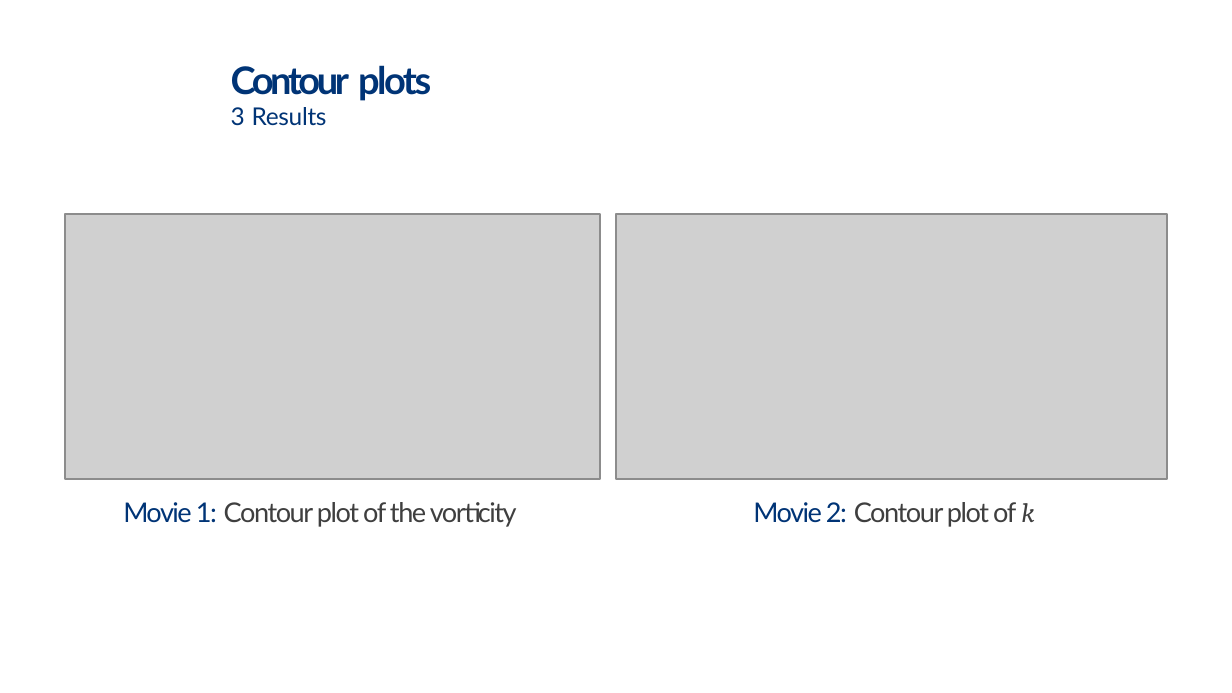
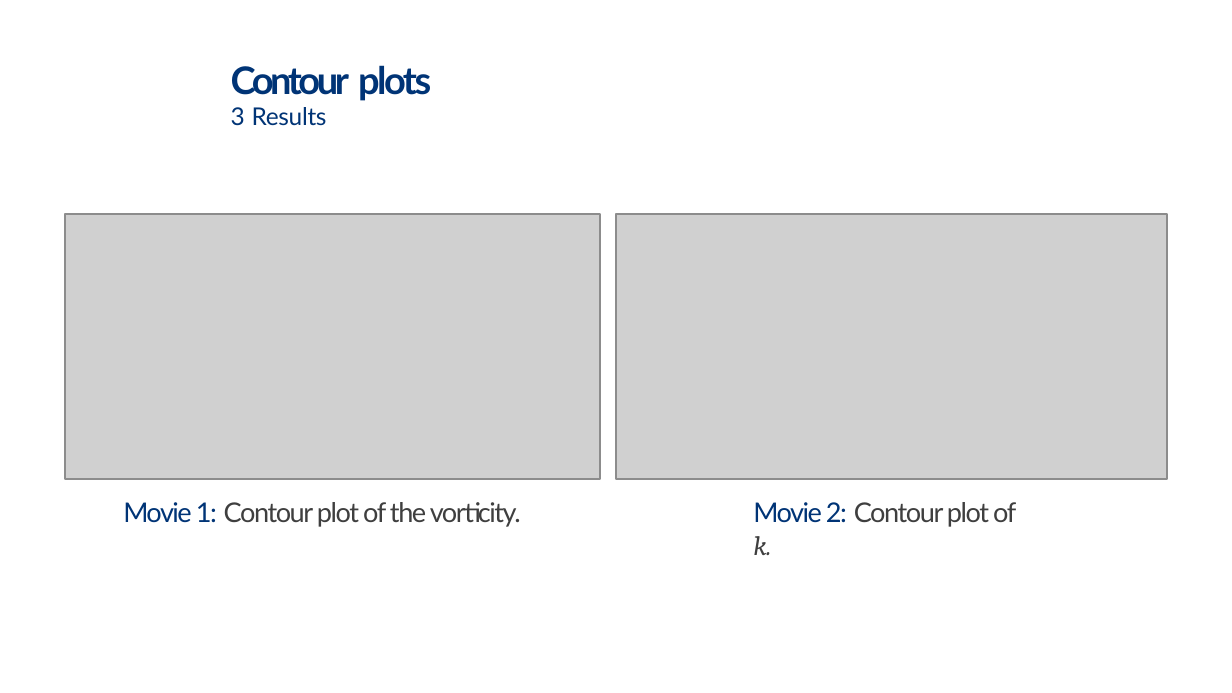
Before and after one commit to SimoneDMorandi/CWE_Project, a slide deck: slide 14 of CWE_Maccarone_Morandi.pptx. Drawn at 1232x693 pixels with LibreOffice and Linux fonts; fonts in the diff are those of the drawing; grey boxes stand for pictures; background and template pictures are left out. Boxes give left, top, right and bottom in pixels: in the first picture for what was removed or moved away, otherwise in the second. Text is boxed around its words. In the diff, an @@ line names an element or a change of style, - is before the commit and + after.

Commit message:
typo

```diff
--- a/CWE_Maccarone_Morandi.pptx
+++ b/CWE_Maccarone_Morandi.pptx
@@ text at <box>123,502,521,527</box>: text changed @@
-Movie 1: Contour plot of the vorticity
+Movie 1: Contour plot of the vorticity.
@@ text at <box>753,502,1016,555</box>: text changed @@
-Movie 2: Contour plot of k
+Movie 2: Contour plot of k.
```
Also in this commit, not shown: 6 other slides changed.
